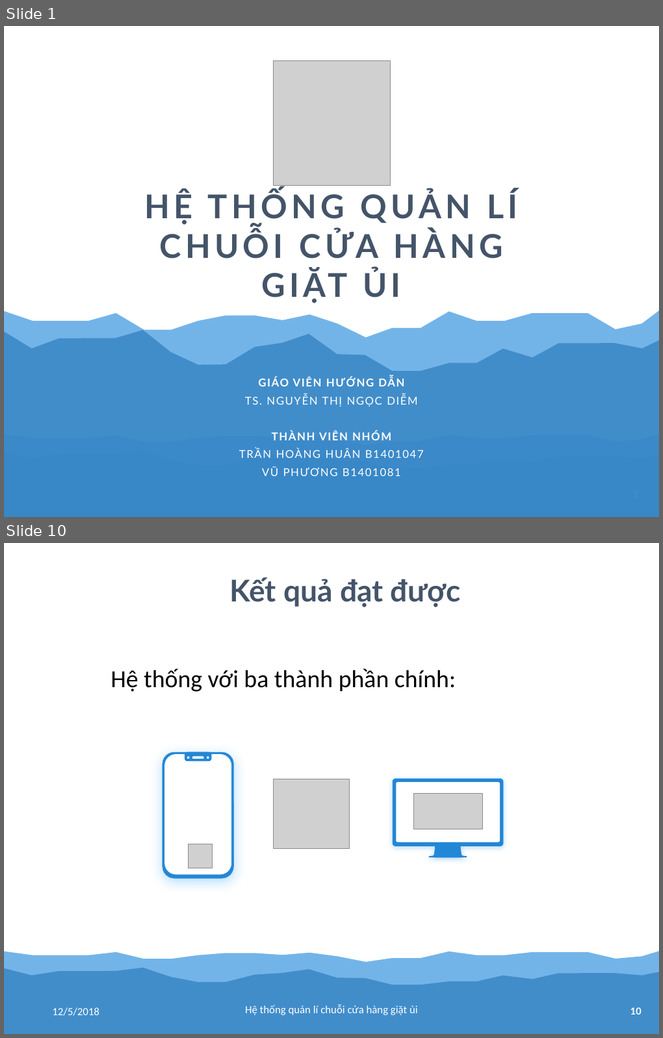
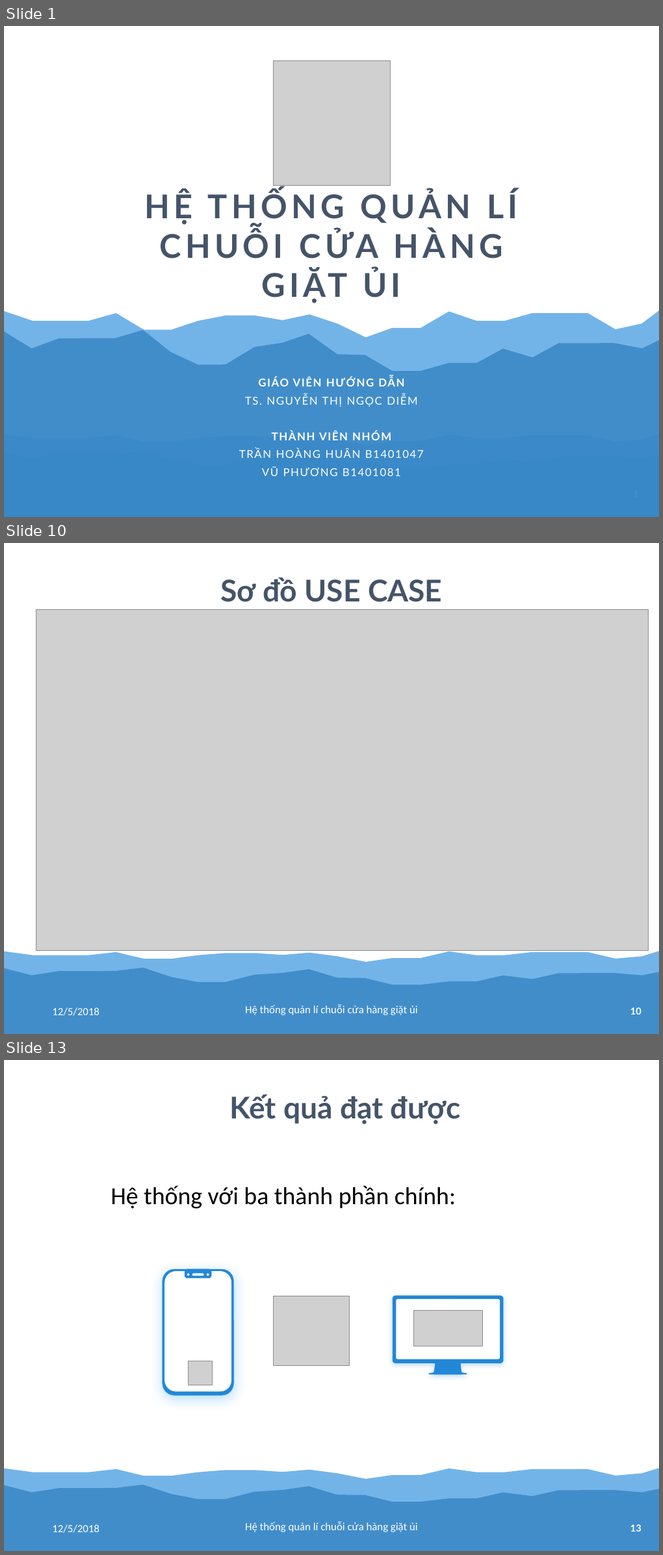
Before and after one commit to tranhoanghuan/Lu-n-v-n, a slide deck: baoCao/bao_cao.pptx. Shown one above the other, each under a label of ours: slides 1 and 10 before the commit, slides 1, 10 and 13 after it; the slides between them are not shown. The pictures are 663x1038 and 663x1555 pixels, drawn with LibreOffice and Linux fonts; fonts in the diff are those of the drawing; grey boxes stand for pictures. Boxes give left, top, right and bottom in pixels: in the first picture for what was removed or moved away, otherwise in the second. Text is boxed around its words. In the diff, an @@ line names an element or a change of style, - is before the commit and + after.

```diff
--- a/baoCao/bao_cao.pptx
+++ b/baoCao/bao_cao.pptx
@@ slide 10 added at [4, 543, 659, 1034], background #FFFFFF; not listed: 3 template elements that a slide beside it also shows @@
@@ text added at [220, 577, 442, 602], 66 pt, text #445469, bold @@
+Sơ đồ USE CASE
@@ picture added at [36, 609, 649, 951] @@
@@ text added at [52, 1008, 100, 1016], 24 pt, text #FFFFFF @@
+12/5/2018
@@ text added at [245, 1005, 418, 1016], 24 pt, text #FFFFFF @@
+Hệ thống quản lí chuỗi cửa hàng giặt ủi
@@ what was slide 10 is now slide 13 @@
@@ page number at [631, 1525, 642, 1532]: text changed @@
-10
+13
```
Also in this commit, not shown: 10 slides changed, 2 other slides added.
